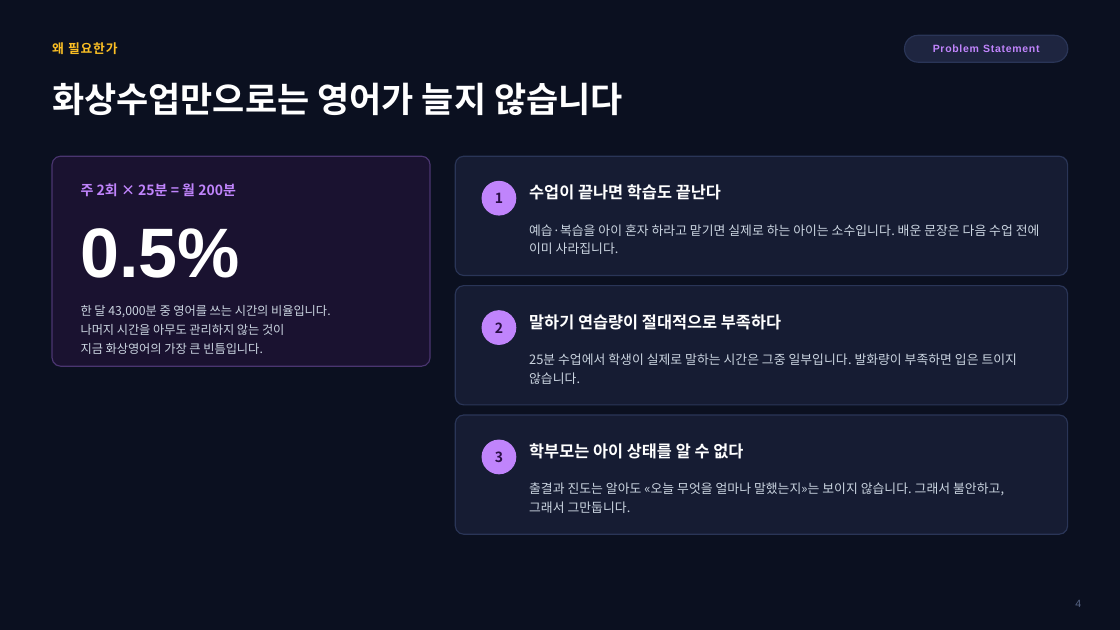
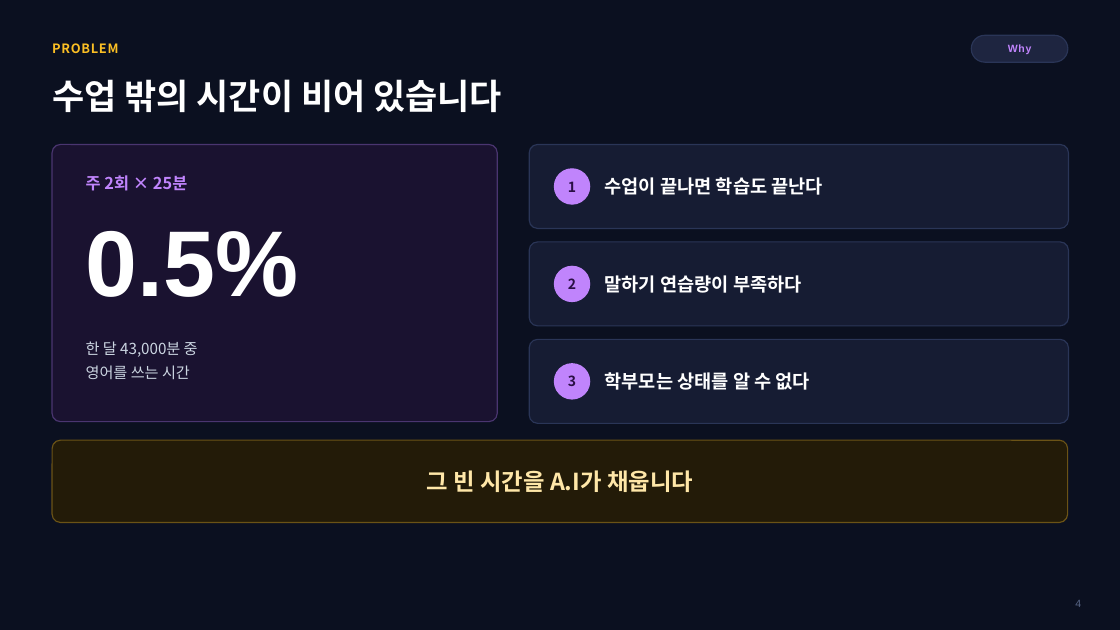
Before and after one commit to navy111p-sudo/mangoiweb, a slide deck: slide 4 of docs/MANGO_AI_안내_통합본_2026-08-17.pptx. Drawn at 1120x630 pixels with LibreOffice and Linux fonts; fonts in the diff are those of the drawing; background and template pictures are left out. Boxes give left, top, right and bottom in pixels: in the first picture for what was removed or moved away, otherwise in the second. Text is boxed around its words. In the diff, an @@ line names an element or a change of style, - is before the commit and + after.

```diff
--- a/docs/MANGO_AI_안내_통합본_2026-08-17.pptx
+++ b/docs/MANGO_AI_안내_통합본_2026-08-17.pptx
@@ text at (52,43,118,53): text changed @@
-왜 필요한가
+PROBLEM
@@ text removed at (933,44,1039,52) @@
-Problem Statement
@@ rounded rectangle: place and size @@
-rounded rectangle at (905,35,1069,62)
+rounded rectangle at (971,35,1068,62)
@@ text added at (1008,44,1032,54), 9 pt, text #C084FC, bold @@
+Why
@@ text at (52,79,502,112): text changed @@
-화상수업만으로는 영어가 늘지 않습니다
+수업 밖의 시간이 비어 있습니다
@@ rounded rectangle: place and size @@
-rounded rectangle at (52,156,430,366)
+rounded rectangle at (52,145,497,422)
@@ rounded rectangle: place and size @@
-rounded rectangle at (455,156,1068,276)
+rounded rectangle at (529,145,1069,229)
@@ text "수업이 끝나면 학습도 끝난다": place and size @@
-text "수업이 끝나면 학습도 끝난다" at (529,184,721,200)
+text "수업이 끝나면 학습도 끝난다" at (605,177,823,195)
@@ text "수업이 끝나면 학습도 끝난다" at (605,177,823,195): size 14 to 16 pt @@
@@ text at (86,175,187,191): text changed; size 12 to 14 pt @@
-주 2회 × 25분 = 월 200분
+주 2회 × 25분
@@ text "1": place and size @@
-text "1" at (495,192,503,203)
+text "1" at (568,181,576,192)
@@ ellipse: place and size @@
-ellipse at (482,181,516,215)
+ellipse at (555,169,590,204)
@@ text "0.5%" at (86,231,299,297): size 60 to 80 pt @@
@@ text removed at (529,224,1040,254) @@
-예습·복습을 아이 혼자 하라고 맡기면 실제로 하는 아이는 소수입니다. 배운 문장은 다음 수업 전에 이미 사라집니다.
@@ proportions changed in 4 elements at (52,145,497,422), (529,145,1069,229), (529,339,1069,423), (529,242,1069,326) @@
@@ rounded rectangle: place and size @@
-rounded rectangle at (455,415,1068,534)
+rounded rectangle at (529,242,1069,326)
@@ text "2": place and size @@
-text "2" at (495,322,503,333)
+text "2" at (568,278,576,289)
@@ ellipse: place and size @@
-ellipse at (482,311,516,344)
+ellipse at (555,266,590,302)
@@ text at (605,275,802,293): text changed; size 14 to 16 pt @@
-말하기 연습량이 절대적으로 부족하다
+말하기 연습량이 부족하다
@@ text at (86,341,198,379): text changed; size 10.5 to 13 pt @@
-한 달 43,000분 중 영어를 쓰는 시간의 비율입니다.
-나머지 시간을 아무도 관리하지 않는 것이
-지금 화상영어의 가장 큰 빈틈입니다.
+한 달 43,000분 중
+영어를 쓰는 시간
@@ rounded rectangle: place and size @@
-rounded rectangle at (455,286,1068,405)
+rounded rectangle at (529,339,1069,423)
@@ text removed at (529,353,1017,384) @@
-25분 수업에서 학생이 실제로 말하는 시간은 그중 일부입니다. 발화량이 부족하면 입은 트이지 않습니다.
@@ text "3": place and size @@
-text "3" at (495,451,503,462)
+text "3" at (568,375,576,386)
@@ ellipse: place and size @@
-ellipse at (482,440,516,474)
+ellipse at (555,364,590,399)
@@ text at (605,372,810,390): text changed; size 14 to 16 pt @@
-학부모는 아이 상태를 알 수 없다
+학부모는 상태를 알 수 없다
@@ rounded rectangle added at (52,440,1068,523), fill #231B08, outline #6B5316 1 pt @@
@@ text added at (427,470,693,492), 20 pt, text #FFE7A8, bold @@
+그 빈 시간을 A.I가 채웁니다
@@ text removed at (529,482,1004,513) @@
-출결과 진도는 알아도 «오늘 무엇을 얼마나 말했는지»는 보이지 않습니다. 그래서 불안하고, 그래서 그만둡니다.
```
Also in this commit, not shown: 20 other slides changed, 7 slides added, 15 slides removed.
